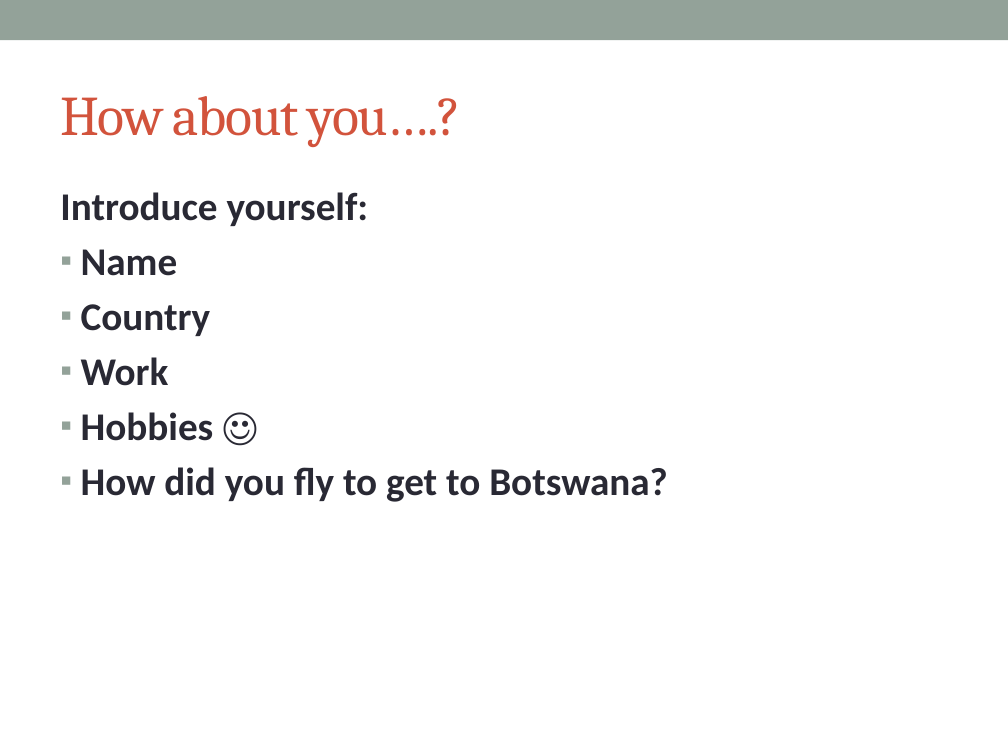
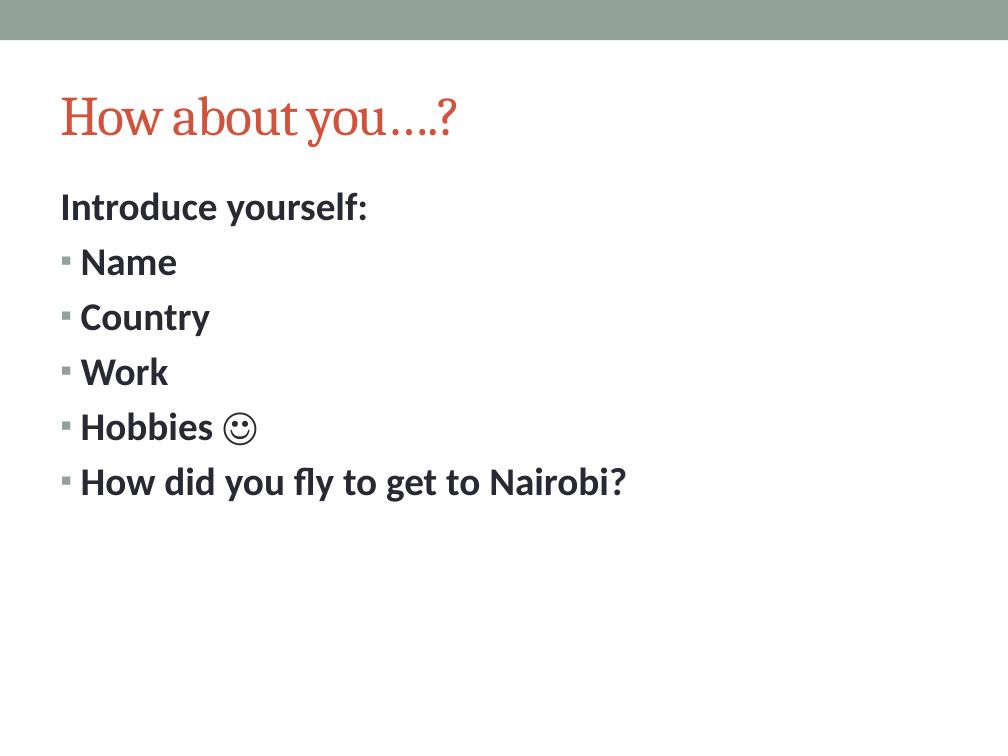
Before and after one commit to afnog/afnog.github.io, a slide deck: slide 4 of sse/intro/IntroPresentation.pptx. Drawn at 1008x756 pixels with LibreOffice and Linux fonts; fonts in the diff are those of the drawing. Boxes give left, top, right and bottom in pixels: in the first picture for what was removed or moved away, otherwise in the second. Text is boxed around its words. In the diff, an @@ line names an element or a change of style, - is before the commit and + after.

```diff
--- a/sse/intro/IntroPresentation.pptx
+++ b/sse/intro/IntroPresentation.pptx
@@ text at <box>81,467,627,502</box>: text changed @@
-▪ How did you fly to get to Botswana?
+▪ How did you fly to get to Nairobi?
```
Also in this commit, not shown: 12 other slides changed, 4 other files.
